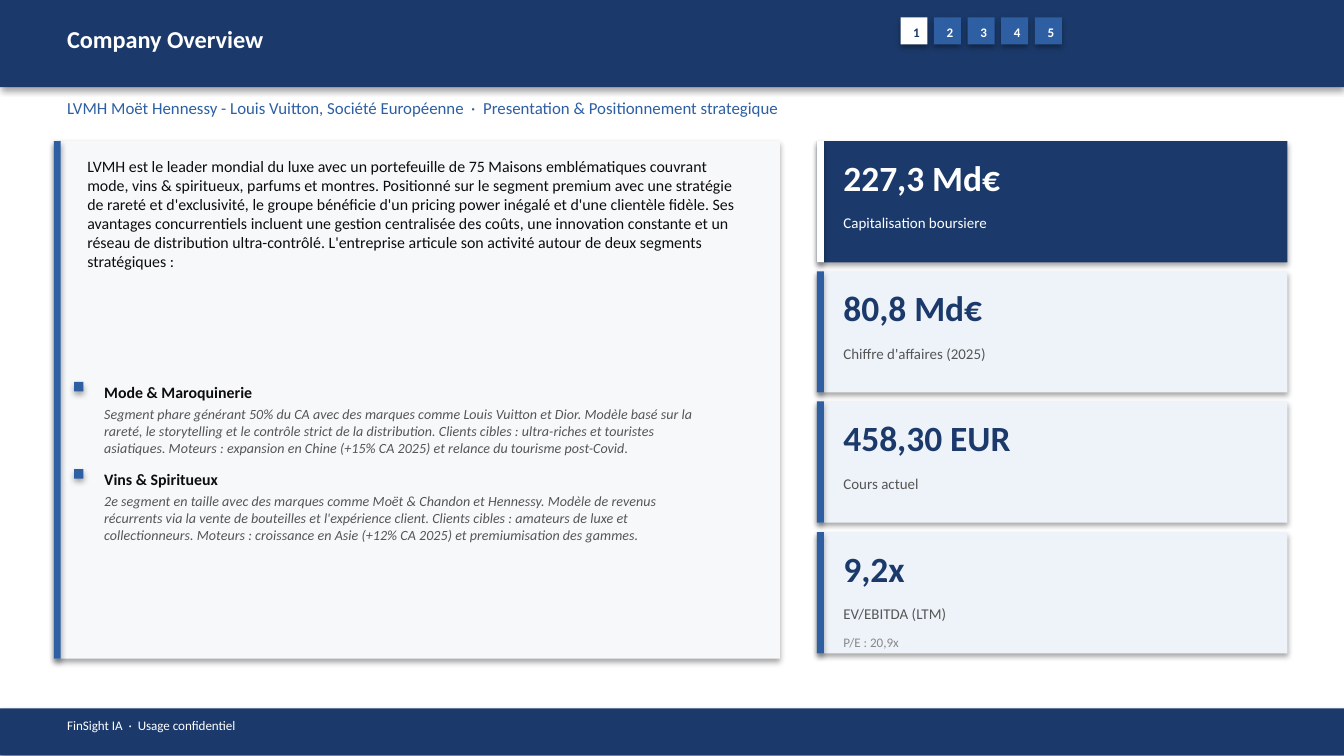
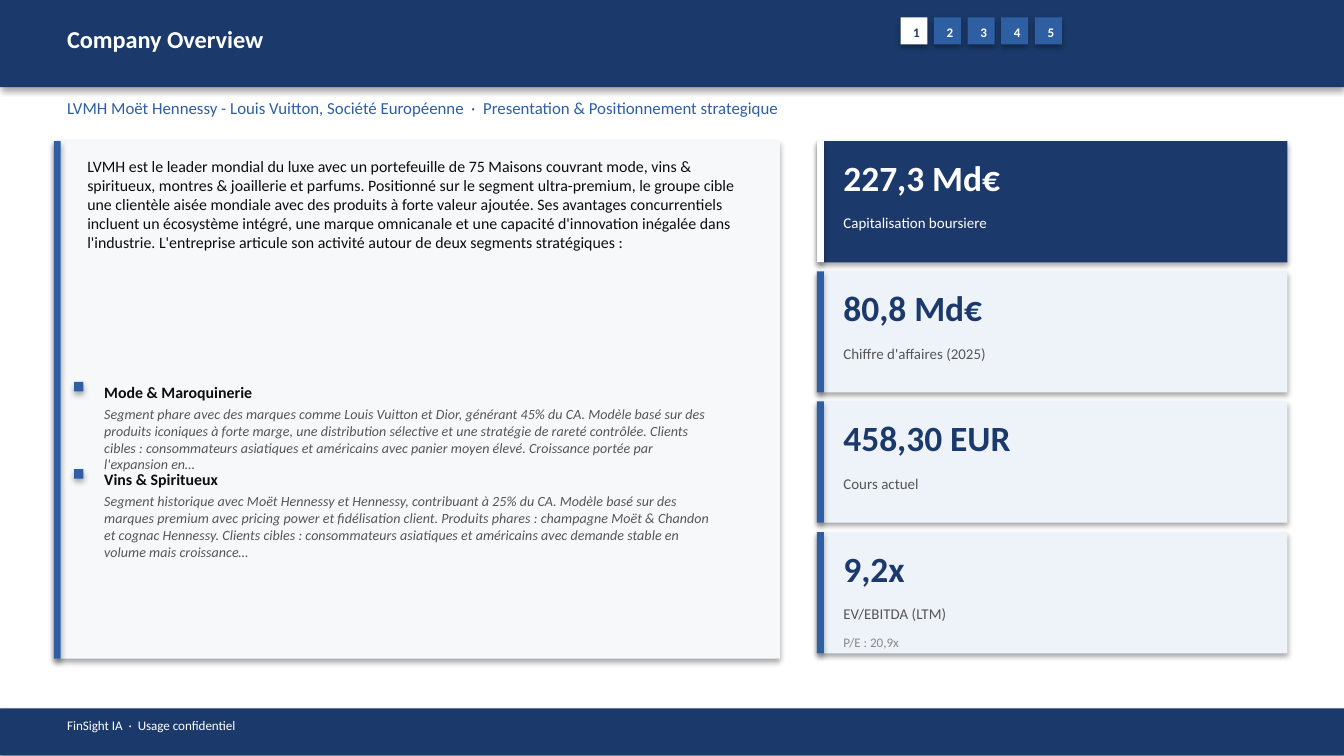
Before and after one commit to baptistejeh07-art/finsight-ia, a slide deck: slide 5 of preview/MC.PA/MC.PA_pitchbook.pptx. Drawn at 1344x756 pixels with LibreOffice and Linux fonts; fonts in the diff are those of the drawing. Boxes give left, top, right and bottom in pixels: in the first picture for what was removed or moved away, otherwise in the second. Text is boxed around its words. In the diff, an @@ line names an element or a change of style, - is before the commit and + after.

```diff
--- a/preview/MC.PA/MC.PA_pitchbook.pptx
+++ b/preview/MC.PA/MC.PA_pitchbook.pptx
@@ text at box(87, 161, 734, 251): text changed @@
-LVMH est le leader mondial du luxe avec un portefeuille de 75 Maisons emblématiques couvrant mode, vins & spiritueux, parfums et montres. Positionné sur le segment premium avec une stratégie de rareté et d'exclusivité, le groupe bénéficie d'un pricing power inégalé et d'une clientèle fidèle. Ses avantages concurrentiels incluent une gestion centralisée des coûts, une innovation constante et un réseau de distribution ultra-contrôlé. L'entreprise articule son activité autour de deux segments stratégiques :
+LVMH est le leader mondial du luxe avec un portefeuille de 75 Maisons couvrant mode, vins & spiritueux, montres & joaillerie et parfums. Positionné sur le segment ultra-premium, le groupe cible une clientèle aisée mondiale avec des produits à forte valeur ajoutée. Ses avantages concurrentiels incluent un écosystème intégré, une marque omnicanale et une capacité d'innovation inégalée dans l'industrie. L'entreprise articule son activité autour de deux segments stratégiques :
@@ text at box(104, 409, 704, 456): text changed @@
-Segment phare générant 50% du CA avec des marques comme Louis Vuitton et Dior. Modèle basé sur la rareté, le storytelling et le contrôle strict de la distribution. Clients cibles : ultra-riches et touristes asiatiques. Moteurs : expansion en Chine (+15% CA 2025) et relance du tourisme post-Covid.
+Segment phare avec des marques comme Louis Vuitton et Dior, générant 45% du CA. Modèle basé sur des produits iconiques à forte marge, une distribution sélective et une stratégie de rareté contrôlée. Clients cibles : consommateurs asiatiques et américains avec panier moyen élevé. Croissance portée par l'expansion en…
@@ text at box(104, 496, 709, 543): text changed @@
-2e segment en taille avec des marques comme Moët & Chandon et Hennessy. Modèle de revenus récurrents via la vente de bouteilles et l'expérience client. Clients cibles : amateurs de luxe et collectionneurs. Moteurs : croissance en Asie (+12% CA 2025) et premiumisation des gammes.
+Segment historique avec Moët Hennessy et Hennessy, contribuant à 25% du CA. Modèle basé sur des marques premium avec pricing power et fidélisation client. Produits phares : champagne Moët & Chandon et cognac Hennessy. Clients cibles : consommateurs asiatiques et américains avec demande stable en volume mais croissance…
```
Also in this commit, not shown: 13 other slides changed, 3 other files.
